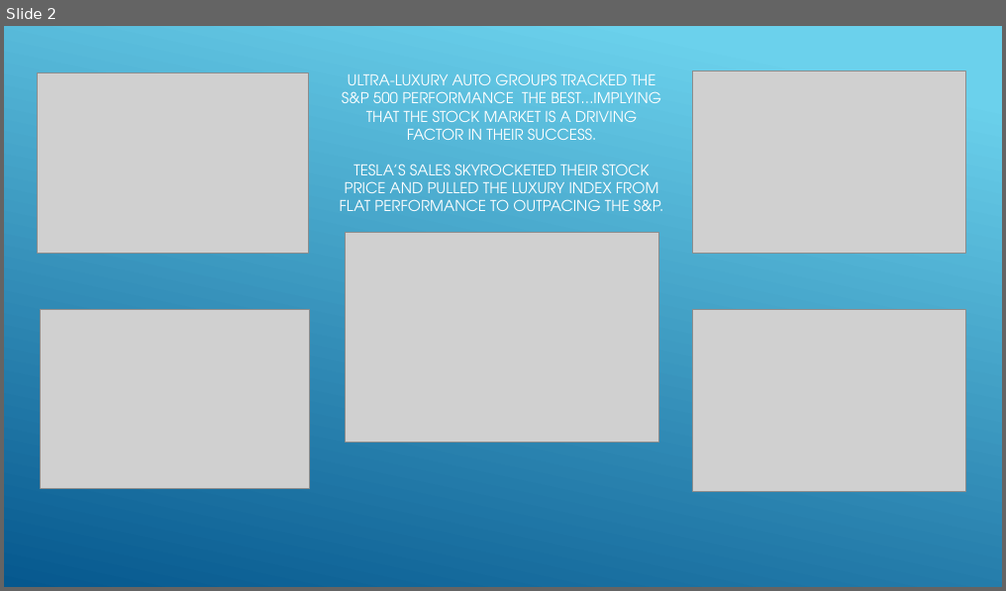
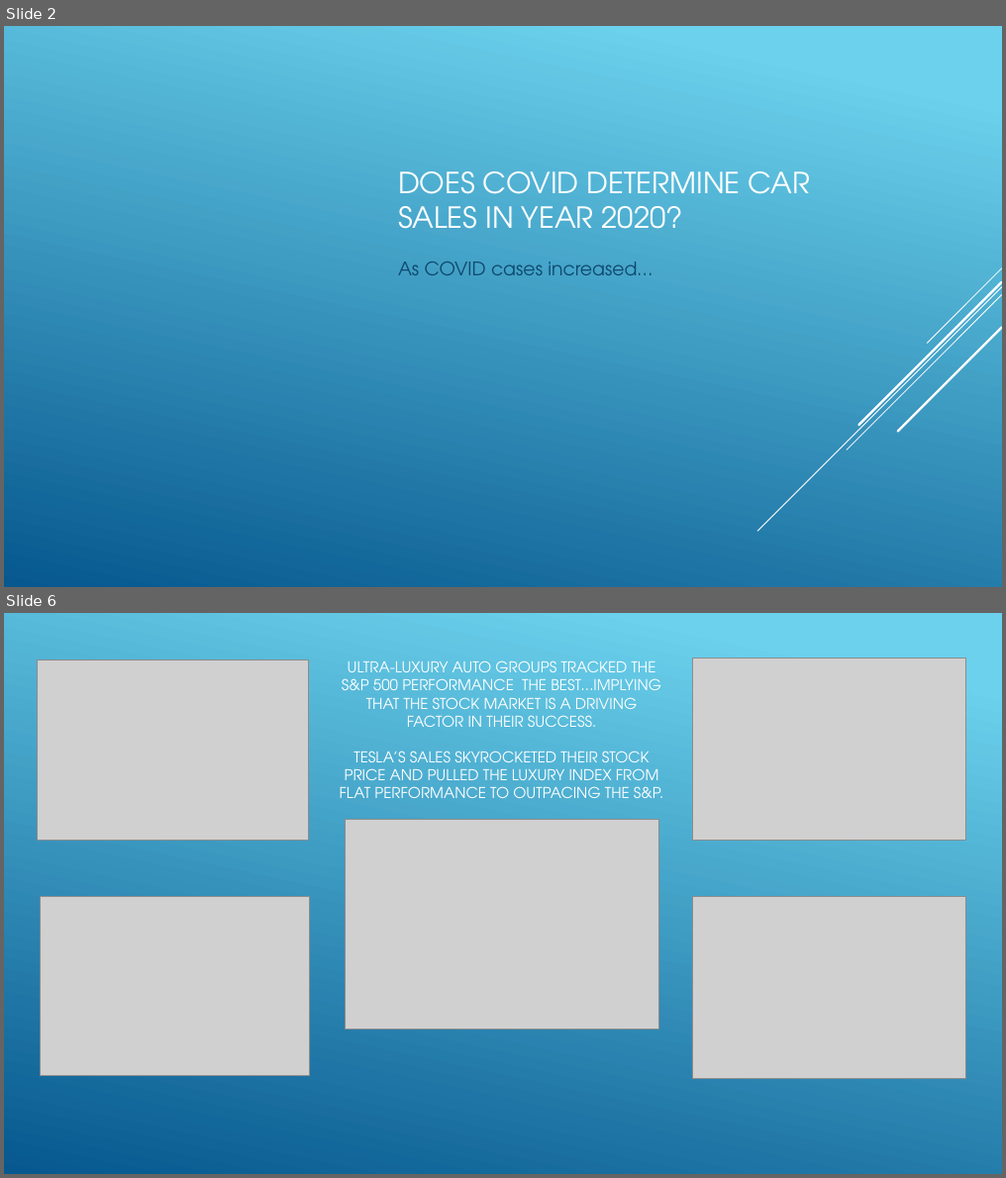
Before and after one commit to danawoodruff/Car-Sales-Analysis, a slide deck: StockPowerPointSlideMockup.pptx. Shown one above the other, each under a label of ours: slide 2 before the commit, slides 2 and 6 after it; the slides between them are not shown. The pictures are 1006x591 and 1006x1178 pixels, drawn with LibreOffice and Linux fonts; fonts in the diff are those of the drawing; grey boxes stand for pictures. Boxes give left, top, right and bottom in pixels: in the first picture for what was removed or moved away, otherwise in the second. Text is boxed around its words. In the diff, an @@ line names an element or a change of style, - is before the commit and + after.

```diff
--- a/StockPowerPointSlideMockup.pptx
+++ b/StockPowerPointSlideMockup.pptx
@@ slide 2 added at (4,26,1002,587), background gradient #6ED2EB to #06588E @@
@@ title added at (398,172,811,229), 28 pt, text #FFFFFF @@
+DOES COVID DETERMINE CAR SALES IN YEAR 2020?
@@ text added at (398,262,652,275), 18 pt, text #0F496F @@
+As COVID cases increased…
@@ group added at (757,269,1002,531): 5 lines @@
@@ what was slide 2 is now slide 6 @@
```
Also in this commit, not shown: 4 other slides added, 1 slide removed, 4 other files.
